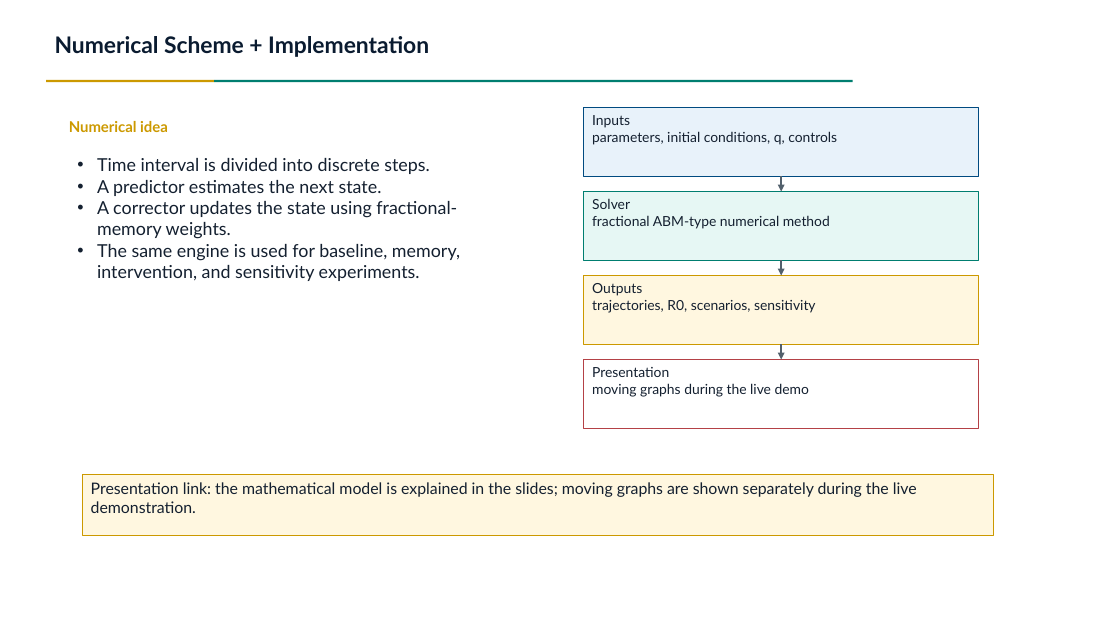
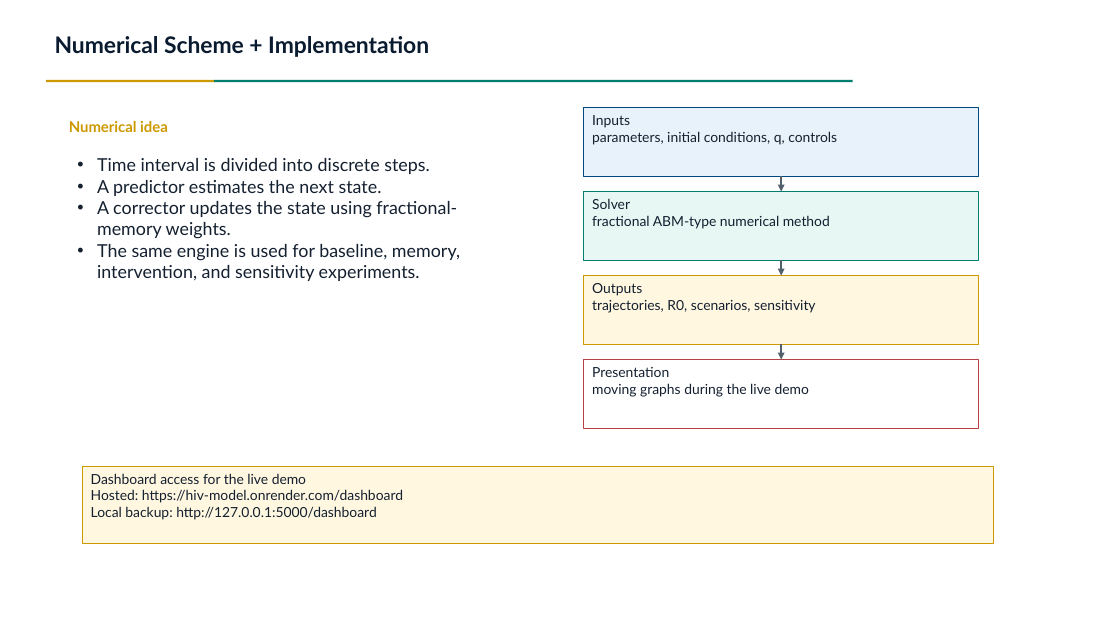
Before and after one commit to Lambert-01/HIV-MODEL, a slide deck: slide 8 of presentation/FracHIV_SITA_Presentation.pptx. Drawn at 1120x630 pixels with LibreOffice and Linux fonts; fonts in the diff are those of the drawing. Boxes give left, top, right and bottom in pixels: in the first picture for what was removed or moved away, otherwise in the second. Text is boxed around its words. In the diff, an @@ line names an element or a change of style, - is before the commit and + after.

Commit message:
Update presentation links for live demo access and local backup

```diff
--- a/presentation/FracHIV_SITA_Presentation.pptx
+++ b/presentation/FracHIV_SITA_Presentation.pptx
@@ rectangle "Dashboard access for the live ...": place and size @@
-rectangle "Dashboard access for the live ..." at box(82, 475, 994, 535)
+rectangle "Dashboard access for the live ..." at box(82, 466, 994, 544)
@@ text in rectangle at box(91, 473, 403, 520): text changed; size 13.6 to 11.9 pt @@
-Presentation link: the mathematical model is explained in the slides; moving graphs are shown separately during the live demonstration.
+Dashboard access for the live demo
+Hosted: https://hiv-model.onrender.com/dashboard
+Local backup: http://127.0.0.1:5000/dashboard
```
Also in this commit, not shown: 4 other files.
